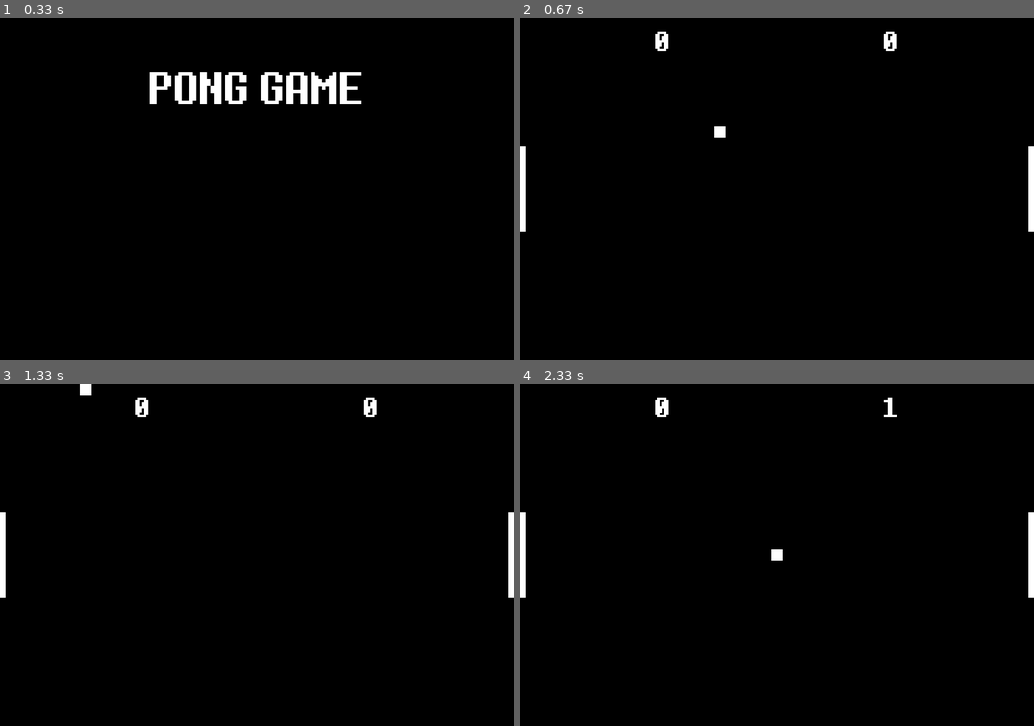
Above: before the commit, frames 1-4 (two rows, left to right).
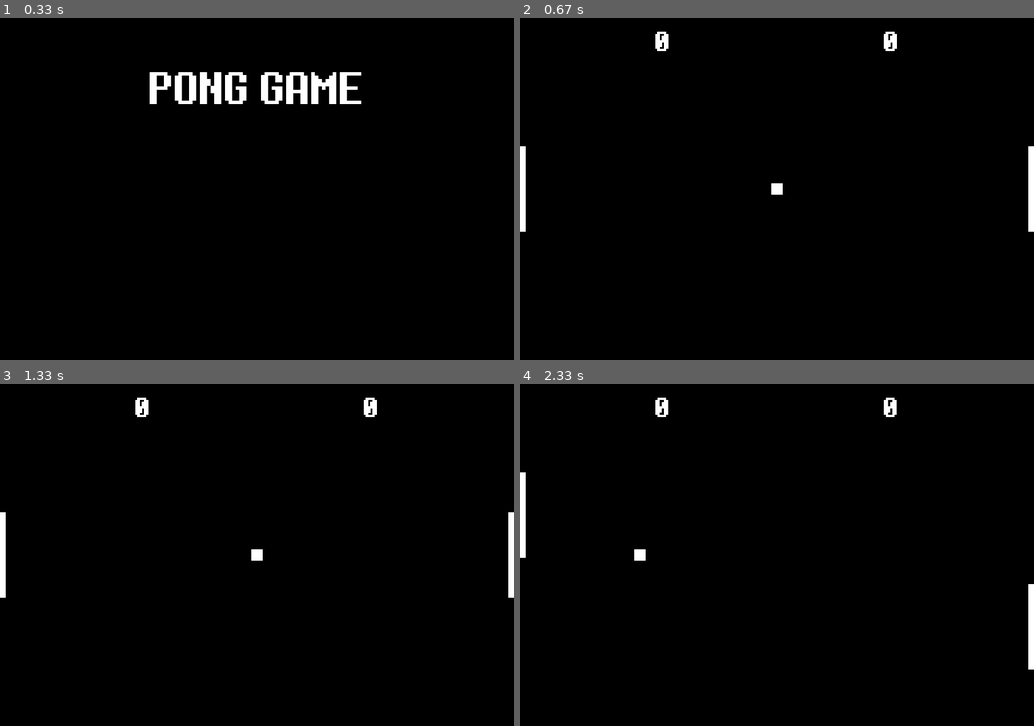
Above: after the commit, the same moments.

Repository: Inigo1405/Juego-Pong-python
Game: pygame game, started from main.py
Two runs of this game, one before a commit and one after it. Both use one fixed random seed, a clock stepped at 60 frames per second and the inputs below.
Inputs:
- Up to frame 1 (0.33 s): no input
- Up to frame 2 (0.67 s): tap Space at 0.33 s
- Up to frame 3 (1.33 s): no input
- Up to frame 4 (2.33 s): hold Down 1.67-2.13 s; tap Space at 1.73, 2.03, 2.23 s; hold Up from 2.17 s (still down); hold W from 2.17 s (still down)

Frame 1 is identical in both runs. In frame 2, 0.2% of the frame differs, in the area x 26-74%, y 4-52%; in frame 3, 0.2%; in frame 4, 1.0%, in the area x 0-100%, y 4-84%.

Commit message:
Update of the first round

Diff:
--- a/main.py
+++ b/main.py
@@ -21,7 +21,8 @@
 ball = Ball(20)
 p1 = Player(1)
 p2 = Player(2)
-game_manager = GameManager(p1, p2, ball, windowSize, screen)
+pressed_key = set()
+game_manager = GameManager(p1, p2, ball, windowSize, screen, pressed_key)
 
 # Ball
 ball.get_ball_start(windowSize)
@@ -35,8 +36,7 @@
 pygame.mixer.music.play(-1)
 
 
-# Variables para mantener el seguimiento de las teclas presionadas
-pressed_key = set()
+first_round = True
 start_button = False
 while True:
      screen.fill(BLACK)
@@ -57,6 +57,19 @@
 
      if not start_button:
           start_button = game_manager.start_game(start_button, clock)
+
+
+     if first_round:
+          # Permite eventos mientras sacan
+          time_elapsed = 0
+          screen.fill(BLACK)
+          while time_elapsed < 1200: # 1000 milisegundos (1 segundo)
+               game_manager.draw_game()
+               game_manager.get_event()
+               pygame.display.update()
+               time_elapsed += clock.tick(60)
+          first_round = False
+
 
 
      # --- Zona de animación ---
--- a/module/ball.py
+++ b/module/ball.py
@@ -15,7 +15,7 @@
         self.pos_y = None
 
         self.speed_x_start = choice([5, -5])
-        self.speed_y_start = choice([5, -5])
+        self.speed_y_start = choice([5, 0, -5])
 
         self.speed_x = self.speed_x_start
         self.speed_y = self.speed_y_start
--- a/module/gameManager.py
+++ b/module/gameManager.py
@@ -1,16 +1,15 @@
-import time
 import random
+import pygame
 from sys import exit
-import pygame
-#from pygame import draw, event, QUIT, KEYDOWN, K_SPACE, display
+
 from module.pointsMarker import Points_marker
 
 class GameManager:
-     def __init__(self, player1, player2, ball, windowSize, screen):
+     def __init__(self, player1, player2, ball, windowSize, screen, pressed_key):
           self.p1 = player1
           self.p2 = player2
-
           self.ball = ball
+
           self.windowSize = windowSize
           self.screen = screen
 
@@ -20,6 +19,8 @@
           self.p2_marker = Points_marker()
 
           self.start_button = False
+          self.pressed_key = pressed_key
+
 
 
      def start_game(self, start_button, clock):
@@ -27,7 +28,6 @@
           BLACK = (0,0,0)
 
           tiempo_transcurrido = 0
-          tiempo_maximo = 400  # 1000 milisegundos (1 segundos)
           texto_visible = False
 
           while not start_button:
@@ -35,7 +35,7 @@
                     return True
 
                tiempo_transcurrido += clock.tick()
-               if tiempo_transcurrido >= tiempo_maximo:
+               if tiempo_transcurrido >= 400:
                     texto_visible = not texto_visible  # Cambiar visibilidad del texto
                     tiempo_transcurrido = 0
 
@@ -49,8 +49,6 @@
                self.title_label.draw(self.screen, self.windowSize[0] // 2, self.windowSize[1] // 5)
 
                pygame.display.flip()
-
-
 
 
 
@@ -125,6 +123,9 @@
           if self.ball.speed_y > 0 and self.ball.speed_x <= 10:
                self.ball.speed_y += 1
 
+          elif self.ball.speed_y == 0:
+               self.ball.speed_y += 3
+
           elif self.ball.speed_y >= -10:
                self.ball.speed_y -= 1
 
@@ -139,10 +140,13 @@
                self.ball.last_angle = 0
 
                self.ball.speed_x = self.ball.speed_x_start
-               self.ball.speed_y = random.choice([5, -5])
+               self.ball.speed_y = random.choice([5, 0, -5])
 
                self.p1.pos_y = self.p1.y_start
                self.p2.pos_y = self.p2.y_start
+
+               self.p1.speed_y = 0
+               self.p2.speed_y = 0
 
                # Punto ganado
                if self.ball.hitBox[0] > self.windowSize[0] // 2:
@@ -153,7 +157,7 @@
 
                # Permite eventos mientras sacan
                time_elapsed = 0
-               while time_elapsed < 1000: # 1000 milisegundos (1 segundo)
+               while time_elapsed < 1200: # 1000 milisegundos (1 segundo)
                     self.draw_game()
                     self.get_event()
                     pygame.display.update()
@@ -168,8 +172,12 @@
 
                # Eventos teclado
                if event.type == pygame.KEYDOWN:
+                    self.pressed_key.add(event.key)
                     if event.key == pygame.K_SPACE:
                          return True
+
+               if event.type == pygame.KEYUP:
+                    self.pressed_key.discard(event.key)
           return False
 
 
